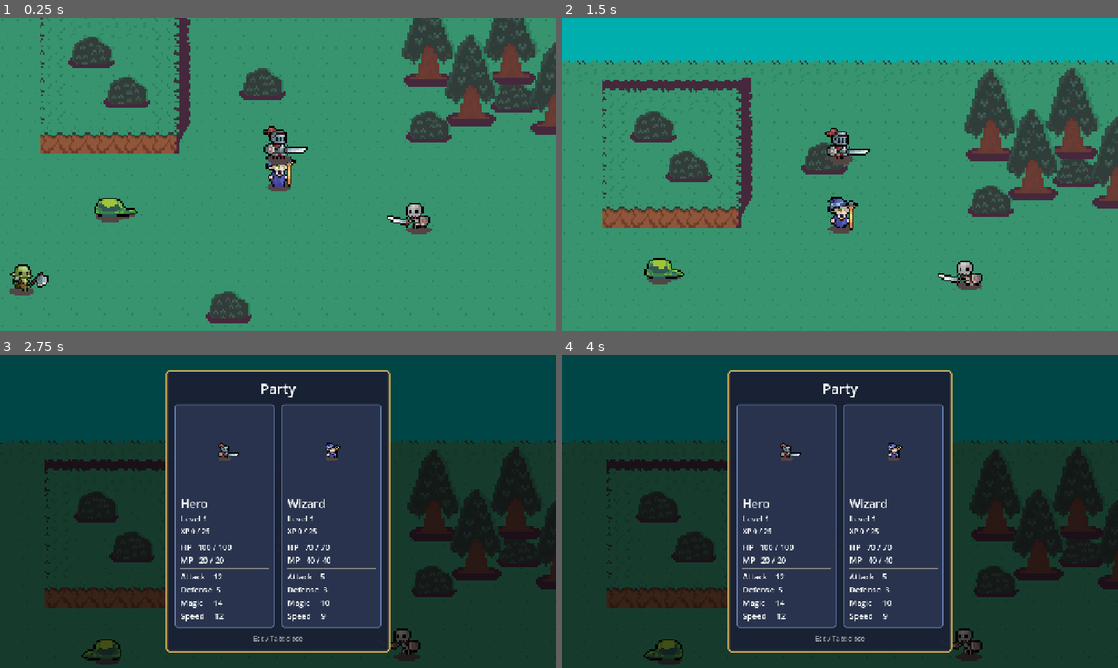
Above: before the commit, frames 1-4 (two rows, left to right).
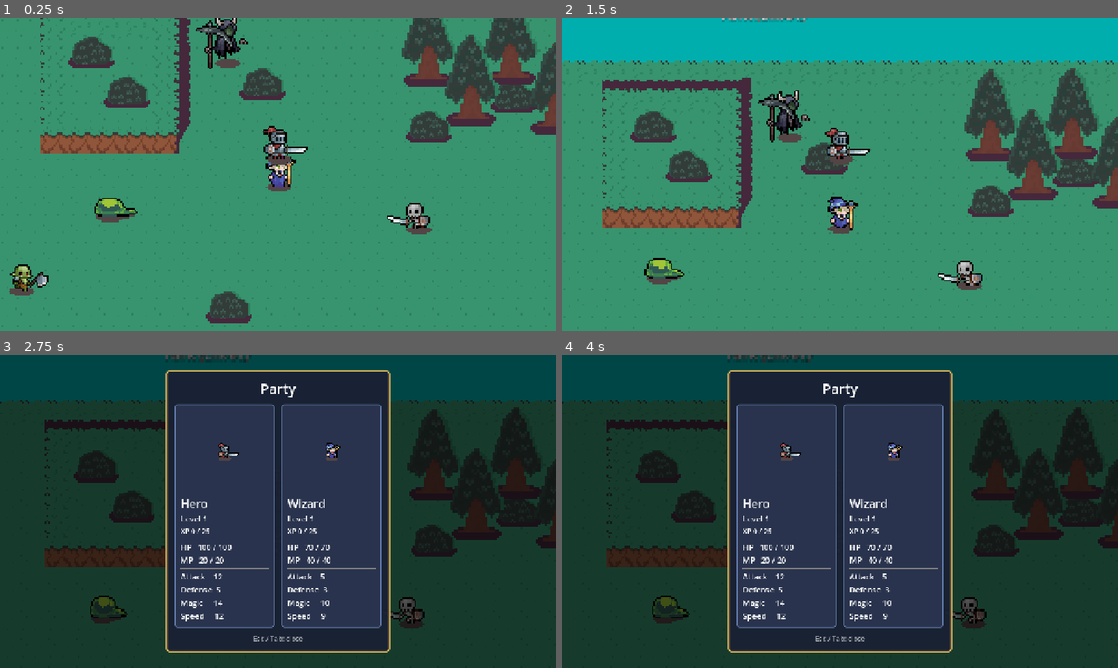
Above: after the commit, the same moments.

Repository: MystiriMan87/Taiyaki-Project-Game
Game: Godot game, scene res://Scenes/overworld.tscn
Same seed, same stepped clock (60 frames per second), same inputs: the game is played once before the commit and once after it.
Inputs (mouse positions are in pixels of both pictures, inside the frame that each line leads up to):
- Up to frame 1 (0.25 s): no input
- Up to frame 2 (1.5 s): tap Enter (ui_accept) at 0.5 s; move the mouse to (812, 237) at 0.52 s; hold Enter (ui_accept) 0.53-1.28 s; hold Up (ui_up) from 0.53 s (still down); click (812, 237) at 0.67 s; move the mouse to (1006, 221) at 1.27 s; tap H at 1.35 s
- Up to frame 3 (2.75 s): tap Enter (ui_accept) at 1.52, 1.55, 1.82 s; move the mouse to (111, 464) at 2.02 s; release Up (ui_up) at 2.03 s; hold Left (ui_left) from 2.03 s (still down); hold Enter (ui_accept) from 2.03 s (still down); tap Tab at 2.1 s
- Up to frame 4 (4 s): move the mouse to (867, 511) at 2.77 s; release Enter (ui_accept) at 2.78 s; tap R at 2.85 s; click (867, 511) at 2.92 s; tap Enter (ui_accept) at 3.02, 3.05, 3.32, 3.5 s; move the mouse to (756, 433) at 3.52 s; release Left (ui_left) at 3.53 s; hold Down (ui_down) from 3.53 s (still down); hold Enter (ui_accept) from 3.53 s (still down); tap Alt at 3.6 s

The runs differ from the first frame. In frame 1, 0.8% of the frame differs, in the area x 35-45%, y 0-17%; in frame 2, 0.9%; in frame 3, 20%; in frame 4, 20%, in the area x 0-100%, y 0-99%.

Commit message:
started working on basic npcs

Diff:
--- /dev/null
+++ b/Data/npcs/npc1.tres
@@ -0,0 +1,53 @@
+[gd_resource type="SpriteFrames" load_steps=8 format=3 uid="uid://dko7ogrjp3g6s"]
+
+[ext_resource type="Texture2D" uid="uid://b8tk3x7cf1uak" path="res://Tiny RPG Character Asset Pack 01 v2.0 -Full 22 Characters/Characters(100x100 split)/Necromancer/Necromancer with shadows/Necromancer_Idle.png" id="1_512cv"]
+
+[sub_resource type="AtlasTexture" id="AtlasTexture_0nynx"]
+atlas = ExtResource("1_512cv")
+region = Rect2(0, 0, 100, 100)
+
+[sub_resource type="AtlasTexture" id="AtlasTexture_vkfw0"]
+atlas = ExtResource("1_512cv")
+region = Rect2(100, 0, 100, 100)
+
+[sub_resource type="AtlasTexture" id="AtlasTexture_n8ooi"]
+atlas = ExtResource("1_512cv")
+region = Rect2(200, 0, 100, 100)
+
+[sub_resource type="AtlasTexture" id="AtlasTexture_54fq3"]
+atlas = ExtResource("1_512cv")
+region = Rect2(300, 0, 100, 100)
+
+[sub_resource type="AtlasTexture" id="AtlasTexture_luslj"]
+atlas = ExtResource("1_512cv")
+region = Rect2(400, 0, 100, 100)
+
+[sub_resource type="AtlasTexture" id="AtlasTexture_qxnb0"]
+atlas = ExtResource("1_512cv")
+region = Rect2(500, 0, 100, 100)
+
+[resource]
+animations = [{
+"frames": [{
+"duration": 1.0,
+"texture": SubResource("AtlasTexture_0nynx")
+}, {
+"duration": 1.0,
+"texture": SubResource("AtlasTexture_vkfw0")
+}, {
+"duration": 1.0,
+"texture": SubResource("AtlasTexture_n8ooi")
+}, {
+"duration": 1.0,
+"texture": SubResource("AtlasTexture_54fq3")
+}, {
+"duration": 1.0,
+"texture": SubResource("AtlasTexture_luslj")
+}, {
+"duration": 1.0,
+"texture": SubResource("AtlasTexture_qxnb0")
+}],
+"loop": true,
+"name": &"idle",
+"speed": 9.0
+}]
--- /dev/null
+++ b/Scenes/npc.tscn
@@ -0,0 +1,24 @@
+[gd_scene load_steps=5 format=3 uid="uid://dq2jr7d8wyjqs"]
+
+[ext_resource type="Script" uid="uid://bk1vuyb4yh4nj" path="res://Scripts/npc.gd" id="1_acqhf"]
+[ext_resource type="SpriteFrames" uid="uid://dko7ogrjp3g6s" path="res://Data/npcs/npc1.tres" id="2_xxsvc"]
+
+[sub_resource type="CircleShape2D" id="CircleShape2D_xxsvc"]
+
+[sub_resource type="CircleShape2D" id="CircleShape2D_g6unj"]
+radius = 40.0
+
+[node name="NPC" type="StaticBody2D"]
+script = ExtResource("1_acqhf")
+
+[node name="AnimatedSprite2D" type="AnimatedSprite2D" parent="."]
+sprite_frames = ExtResource("2_xxsvc")
+animation = &"idle"
+
+[node name="CollisionShape2D" type="CollisionShape2D" parent="."]
+shape = SubResource("CircleShape2D_xxsvc")
+
+[node name="InteractArea" type="Area2D" parent="."]
+
+[node name="CollisionShape2D" type="CollisionShape2D" parent="InteractArea"]
+shape = SubResource("CircleShape2D_g6unj")
--- a/Scenes/overworld.tscn
+++ b/Scenes/overworld.tscn
@@ -13,6 +13,7 @@
 [ext_resource type="Resource" uid="uid://dya1jhapjqcii" path="res://Data/orc/orc.tres" id="11_v8nvt"]
 [ext_resource type="Texture2D" uid="uid://cq57qthig4pe4" path="res://Art/tree_shadow.png" id="12_dd6r4"]
 [ext_resource type="PackedScene" uid="uid://ch6k8ci5s2kuk" path="res://Scenes/bush.tscn" id="13_uvbdg"]
+[ext_resource type="PackedScene" uid="uid://dq2jr7d8wyjqs" path="res://Scenes/npc.tscn" id="14_v8nvt"]
 
 [node name="Overworld" type="Node2D"]
 y_sort_enabled = true
@@ -318,3 +319,7 @@
 position = Vector2(0, 19.333336)
 scale = Vector2(3.5, 3.5)
 texture = ExtResource("12_dd6r4")
+
+[node name="NPC" parent="." instance=ExtResource("14_v8nvt")]
+position = Vector2(111, -172)
+scale = Vector2(4, 4)
--- /dev/null
+++ b/Scripts/dialogue_box.gd
@@ -0,0 +1,127 @@
+class_name DialogueBox
+extends CanvasLayer
+
+signal finished
+
+var panel: PanelContainer
+var name_label: Label
+var text_label: Label
+var icon: TextureRect
+var arrow: Label
+var lines: Array[String] = []
+var index := 0
+var typing := false
+var active := false
+var opened_msec := 0
+var last_closed_msec := -1000
+var tween: Tween
+
+func _init() -> void:
+	layer = 60
+	process_mode = Node.PROCESS_MODE_ALWAYS   # keeps working while the map is paused
+	visible = false
+
+	panel = PanelContainer.new()
+	var style := StyleBoxFlat.new()
+	style.bg_color = Color(0.1, 0.13, 0.2, 0.96)
+	style.border_color = Color(0.85, 0.7, 0.35)
+	style.set_border_width_all(3)
+	style.set_corner_radius_all(8)
+	style.set_content_margin_all(16)
+	panel.add_theme_stylebox_override("panel", style)
+	panel.custom_minimum_size = Vector2(900, 0)
+	panel.set_anchors_and_offsets_preset(Control.PRESET_CENTER_BOTTOM, Control.PRESET_MODE_MINSIZE, 30)
+	panel.grow_horizontal = Control.GROW_DIRECTION_BOTH
+	panel.grow_vertical = Control.GROW_DIRECTION_BEGIN
+	add_child(panel)
+
+	var row := HBoxContainer.new()
+	row.add_theme_constant_override("separation", 16)
+	panel.add_child(row)
+
+	icon = TextureRect.new()
+	icon.custom_minimum_size = Vector2(96, 96)
+	icon.expand_mode = TextureRect.EXPAND_IGNORE_SIZE
+	icon.stretch_mode = TextureRect.STRETCH_KEEP_ASPECT_CENTERED
+	icon.texture_filter = CanvasItem.TEXTURE_FILTER_NEAREST
+	row.add_child(icon)
+
+	var col := VBoxContainer.new()
+	col.size_flags_horizontal = Control.SIZE_EXPAND_FILL
+	row.add_child(col)
+
+	name_label = Label.new()
+	name_label.add_theme_font_size_override("font_size", 24)
+	name_label.add_theme_color_override("font_color", Color(1, 0.9, 0.5))
+	col.add_child(name_label)
+
+	text_label = Label.new()
+	text_label.autowrap_mode = TextServer.AUTOWRAP_WORD_SMART
+	text_label.custom_minimum_size = Vector2(740, 70)
+	text_label.add_theme_font_size_override("font_size", 22)
+	col.add_child(text_label)
+
+	arrow = Label.new()
+	arrow.text = "▼"
+	arrow.horizontal_alignment = HORIZONTAL_ALIGNMENT_RIGHT
+	arrow.modulate = Color(1, 0.9, 0.5)
+	col.add_child(arrow)
+
+func start(speaker: String, portrait: Texture2D, new_lines: Array[String]) -> void:
+	if active or new_lines.is_empty():
+		return
+	lines = new_lines
+	index = 0
+	name_label.text = speaker
+	icon.texture = portrait
+	icon.visible = portrait != null
+	active = true
+	opened_msec = Time.get_ticks_msec()
+	visible = true
+	get_tree().paused = true
+	_show_line()
+
+func _show_line() -> void:
+	text_label.text = lines[index]
+	text_label.visible_ratio = 0.0
+	arrow.hide()
+	typing = true
+	if tween:
+		tween.kill()
+	tween = create_tween()
+	tween.tween_property(text_label, "visible_ratio", 1.0, maxf(lines[index].length() * 0.025, 0.2))
+	tween.finished.connect(_on_typed)
+
+func _on_typed() -> void:
+	typing = false
+	arrow.show()
+
+func _unhandled_input(event: InputEvent) -> void:
+	if not active:
+		return
+	if event.is_action_pressed("ui_accept"):
+		get_viewport().set_input_as_handled()
+		# ignore the same key press that opened the box
+		if Time.get_ticks_msec() - opened_msec < 150:
+			return
+		_advance()
+
+func _advance() -> void:
+	if typing:
+		if tween:
+			tween.kill()
+		text_label.visible_ratio = 1.0
+		_on_typed()
+		return
+	index += 1
+	if index >= lines.size():
+		_close()
+	else:
+		_show_line()
+
+func _close() -> void:
+	active = false
+	visible = false
+	last_closed_msec = Time.get_ticks_msec()
+	get_tree().paused = false
+	finished.emit()
--- /dev/null
+++ b/Scripts/npc.gd
@@ -0,0 +1,88 @@
+class_name NPC
+extends StaticBody2D
+
+@export var npc_name := "Villager"
+@export var sprite_frames: SpriteFrames
+@export var drawn_facing_right := true
+@export var sprite_scale := 1.0
+@export var lines: Array[String] = ["Hello, traveler!"]
+@export var repeat_lines: Array[String] = []
+@export var heals_party := false
+
+@onready var sprite: AnimatedSprite2D = $AnimatedSprite2D
+@onready var zone: Area2D = $InteractArea
+
+var player: Node2D = null
+var prompt: Label
+var talked := false
+
+func _ready() -> void:
+	if sprite_frames:
+		sprite.sprite_frames = sprite_frames
+	sprite.scale = Vector2.ONE * sprite_scale
+	if sprite.sprite_frames and sprite.sprite_frames.has_animation("idle"):
+		sprite.play("idle")
+
+	prompt = Label.new()
+	prompt.text = "Talk (Enter)"
+	prompt.add_theme_font_size_override("font_size", 9)
+	prompt.add_theme_color_override("font_outline_color", Color.BLACK)
+	prompt.add_theme_constant_override("outline_size", 3)
+	prompt.position = Vector2(-40, -70)
+	prompt.z_index = 20
+	prompt.hide()
+	add_child(prompt)
+
+	zone.body_entered.connect(_on_enter)
+	zone.body_exited.connect(_on_exit)
+
+
+func _on_enter(body: Node) -> void:
+	if body.is_in_group("player"):
+		player = body as Node2D
+		prompt.show()
+
+func _on_exit(body: Node) -> void:
+	if body == player:
+		player = null
+		prompt.hide()
+
+func _unhandled_input(event: InputEvent) -> void:
+	if player == null or not event.is_action_pressed("ui_accept"):
+		return
+	get_viewport().set_input_as_handled()
+	_talk()
+
+func _talk() -> void:
+	var box: DialogueBox = Game.overworld.dialogue_box
+	if box == null or box.active:
+		return
+	if Time.get_ticks_msec() - box.last_closed_msec < 250:
+		return
+	if player.has_method("stop"):
+		player.call("stop")
+	_face_player()
+	prompt.hide()
+
+	var chosen: Array[String] = lines
+	if talked and not repeat_lines.is_empty():
+		chosen = repeat_lines
+	talked = true
+
+	box.start(npc_name, _portrait(), chosen)
+	await box.finished
+	if heals_party:
+		Game.heal_party()
+	if player != null:
+		prompt.show()
+
+func _face_player() -> void:
+	var dx: float = player.global_position.x - global_position.x
+	if absf(dx) < 1.0:
+		return
+	sprite.flip_h = (dx < 0.0) if drawn_facing_right else (dx > 0.0)
+
+func _portrait() -> Texture2D:
+	if sprite_frames and sprite_frames.has_animation("idle") and sprite_frames.get_frame_count("idle") > 0:
+		return sprite_frames.get_frame_texture("idle", 0)
+	return null
--- a/Scripts/overworld.gd
+++ b/Scripts/overworld.gd
@@ -2,6 +2,7 @@
 
 var party_menu: PartyMenu
 var roster_menu: RosterMenu
+var dialogue_box: DialogueBox
 
 func _ready() -> void:
 	Game.overworld = self
@@ -13,6 +14,8 @@
 	add_child(party_menu)
 	roster_menu = RosterMenu.new()
 	add_child(roster_menu)
+	dialogue_box = DialogueBox.new()
+	add_child(dialogue_box)
 
 func _unhandled_input(event: InputEvent) -> void:
 	if event is InputEventKey and event.pressed and event.keycode == KEY_H:
Not shown: 1 places in Scenes/overworld.tscn that only renumber resources
Not shown, added: Scripts/dialogue_box.gd.uid
Not shown, added: Scripts/npc.gd.uid
